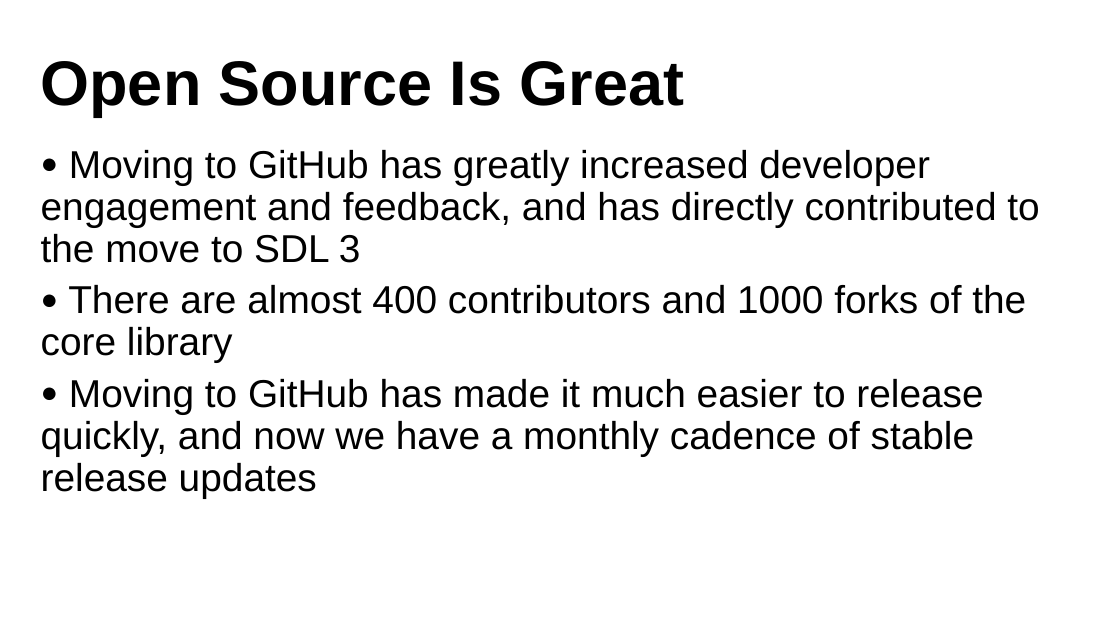
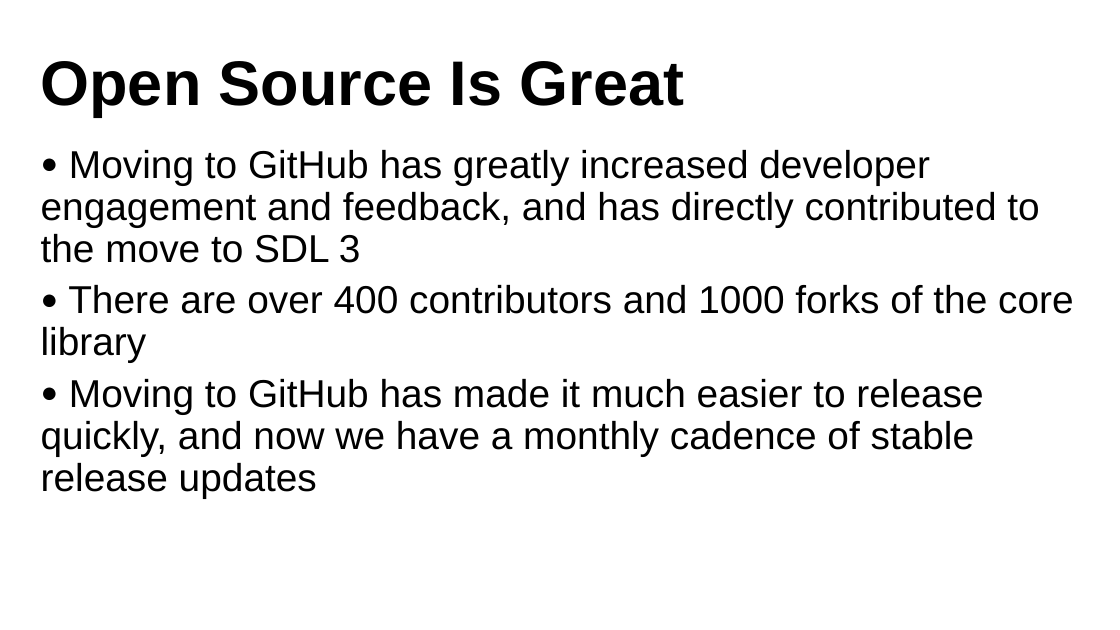
Before and after one commit to libsdl-org/sdlweb, a slide deck: slide 8 of gdc2023/GDC23_Presentation_SDL.pptx. Drawn at 1120x630 pixels with LibreOffice and Linux fonts; fonts in the diff are those of the drawing; background and template pictures are left out. Boxes give left, top, right and bottom in pixels: in the first picture for what was removed or moved away, otherwise in the second. Text is boxed around its words. In the diff, an @@ line names an element or a change of style, - is before the commit and + after.

Commit message:
Updated presentation - we are now over 400 contributors and 1000 forks

```diff
--- a/gdc2023/GDC23_Presentation_SDL.pptx
+++ b/gdc2023/GDC23_Presentation_SDL.pptx
@@ text at <box>41,285,1074,363</box>: text changed @@
-● There are almost 400 contributors and 1000 forks of the core library
+● There are over 400 contributors and 1000 forks of the core library
```
Also in this commit, not shown: 1 other slide changed.
